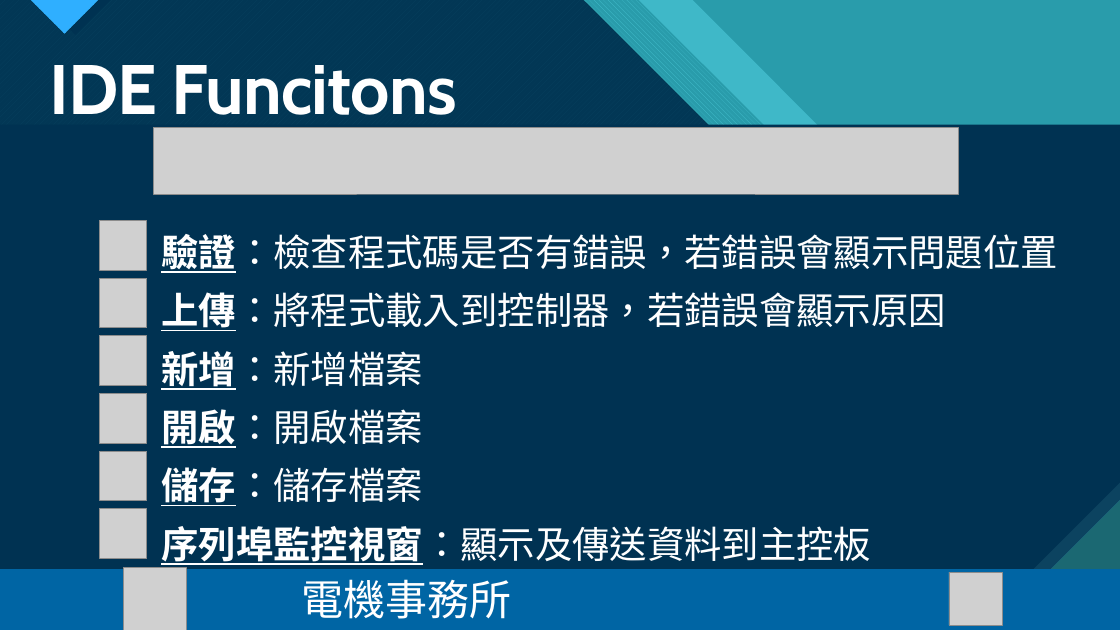
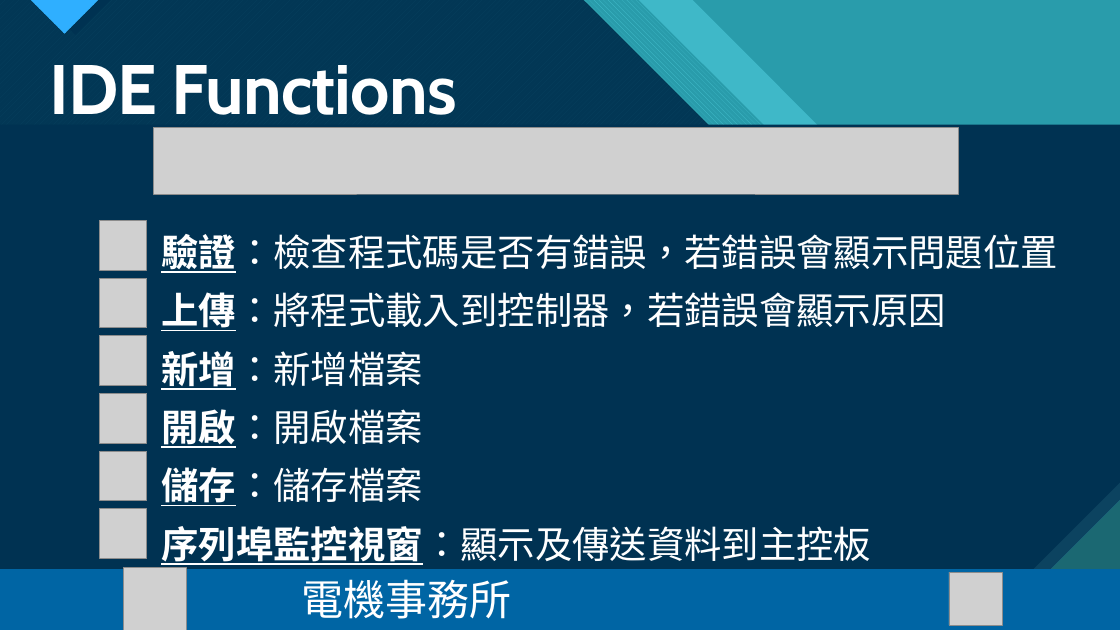
Before and after one commit to Harrysome/2022-NTNU-EEcamp, a slide deck: slide 6 of PPT/機器人動起來 day3.pptx. Drawn at 1120x630 pixels with LibreOffice and Linux fonts; fonts in the diff are those of the drawing; grey boxes stand for pictures. Boxes give left, top, right and bottom in pixels: in the first picture for what was removed or moved away, otherwise in the second. Text is boxed around its words. In the diff, an @@ line names an element or a change of style, - is before the commit and + after.

```diff
--- a/PPT/機器人動起來 day3.pptx
+++ b/PPT/機器人動起來 day3.pptx
@@ title at bbox=[49, 65, 457, 130]: text changed @@
-IDE Funcitons
+IDE Functions
```
Also in this commit, not shown: 2 other slides changed, 7 slides added, 2 other files.
